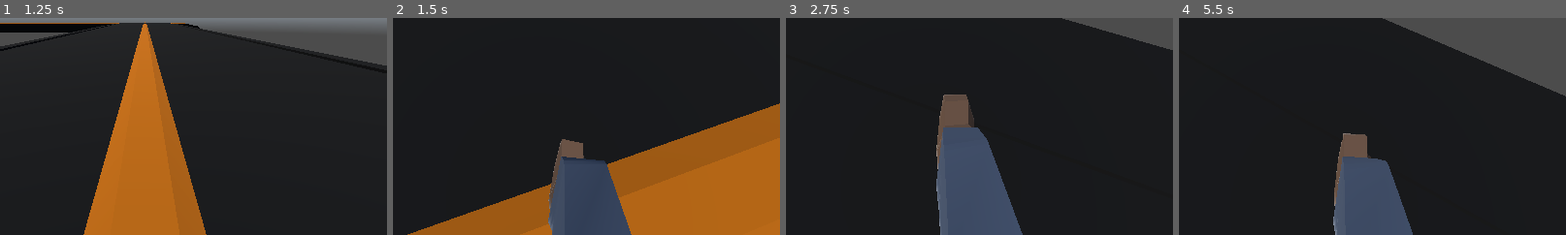
Above: before the commit, frames 1-4 (left to right).
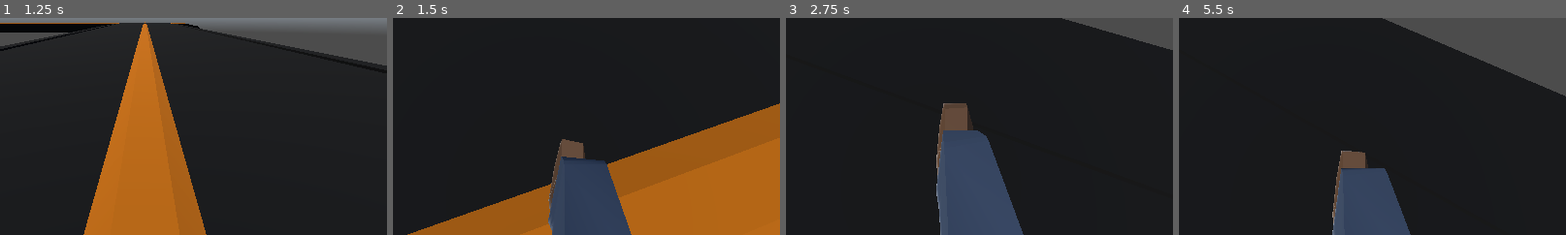
Above: after the commit, the same moments.

Repository: dairycultist/CityZoomer
Game: Godot game, scene res://title.tscn
The game is run twice, just before and just after one commit, with the same random seed, the same clock (stepped at 60 frames per second) and the same inputs. A sky picture missing from this copy of the repository is replaced by a grey-blue gradient.
Inputs (mouse positions are % of the whole screen's width and height, from its top left):
- Up to frame 1 (1.25 s): click "Infinite Run" at 0.5 s
- Up to frame 2 (1.5 s): tap Enter at 1.25 s; move the mouse to (55, 50) at 1.27 s; hold W (walk_up) from 1.28 s (still down); hold Space (jump) from 1.28 s (still down)
- Up to frame 3 (2.75 s): keep holding W (walk_up); move the mouse to (45, 50) at 2.02 s; release Space (jump) at 2.03 s; tap Space (jump) at 2.1, 2.27, 2.57 s
- Up to frame 4 (5.5 s): keep holding W (walk_up); move the mouse to (52, 48) at 2.77 s; hold Space (jump) 2.78-3.53 s; move the mouse to (49, 52) at 3.52 s; tap Space (jump) at 3.6, 3.77, 4.07, 5.1, 5.27 s; move the mouse to (57, 51) at 4.27 s; hold Space (jump) 4.28-5.03 s; move the mouse to (42, 49) at 5.02 s
The pictures show only the part of the screen within x 31-81%, y 50-100%; the shares and areas given below are measured in that part.

Frame 1 is identical in both runs. In frame 2, less than 0.1% of the frame differs, in the area x 40-50%, y 58-96%; in frame 3, 0.8%; in frame 4, 1.7%, in the area x 39-61%, y 53-100%.

Commit message:
Switch from FBX to GLB

Diff:
--- /dev/null
+++ b/player/mercenary.tres
@@ -0,0 +1,7 @@
+[gd_resource type="StandardMaterial3D" load_steps=2 format=3 uid="uid://c7morv0ouf260"]
+
+[ext_resource type="Texture2D" uid="uid://d106e8rn5p0l" path="res://player/mercenary.png" id="1_8slpt"]
+
+[resource]
+albedo_texture = ExtResource("1_8slpt")
+metallic_specular = 0.0
--- a/player/player.tscn
+++ b/player/player.tscn
@@ -2,7 +2,7 @@
 
 [ext_resource type="Script" uid="uid://db4nmoieo5cus" path="res://player/player_controller.gd" id="1_4flbx"]
 [ext_resource type="Script" uid="uid://c27tby00a66ku" path="res://button_change_scene.gd" id="2_i3pqv"]
-[ext_resource type="PackedScene" uid="uid://cry8veinhw8tm" path="res://player/mercenary.fbx" id="3_g1dw6"]
+[ext_resource type="PackedScene" uid="uid://dn57dgaxtdv5l" path="res://player/mercenary.glb" id="3_g1dw6"]
 
 [sub_resource type="CapsuleShape3D" id="CapsuleShape3D_mlf6e"]
 radius = 0.294356
@@ -63,4 +63,4 @@
 scene = "res://title.tscn"
 
 [node name="Model" parent="." instance=ExtResource("3_g1dw6")]
-transform = Transform3D(-1, 0, -8.74228e-08, 0, 1, 0, 8.74228e-08, 0, -1, 0, 0, 0.3)
+transform = Transform3D(-1, 0, 8.74228e-08, 0, 1, 0, -8.74228e-08, 0, -1, 0, 0, 0.3)
--- a/player/player_controller.gd
+++ b/player/player_controller.gd
@@ -24,11 +24,11 @@
 
 	# animation
 	if not is_on_floor():
-		$Model/AnimationPlayer.play("Armature|Idle", 0.4) # todo jump
+		$Model/AnimationPlayer.play("Idle", 0.4) # todo jump
 	elif direction:
-		$Model/AnimationPlayer.play("Armature|Walk", 0.8)
+		$Model/AnimationPlayer.play("Walk", 0.8)
 	else:
-		$Model/AnimationPlayer.play("Armature|Idle", 0.8)
+		$Model/AnimationPlayer.play("Idle", 0.8)
 
 	# gravity
 	velocity.y -= 25 * delta
Binary file removed: player/mercenary.fbx
Binary file added: player/mercenary.glb
Not shown, changed: player/mercenary.glb.import
Not shown, changed: player/mercenary.png.import
